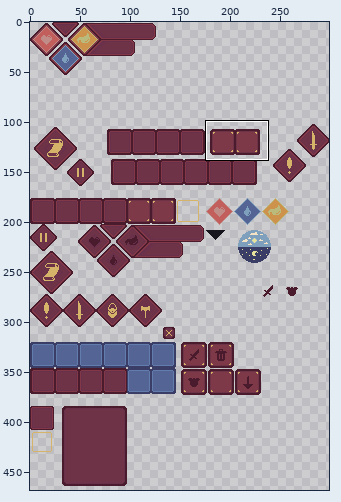
A sprite sheet gets an edit: Assets/Sprites/HUD sprite.png. The first picture is a wide view before the edit; the outline marks the close-up.
Close-up. The starting point:
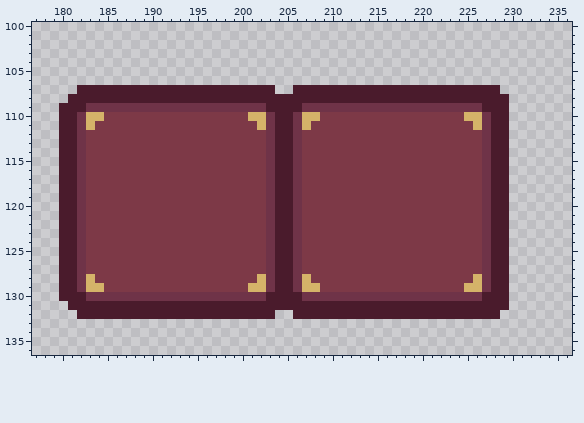
The file is 299x500 pixels. Shown: x 177..236, y 100..136. The wide view leaves out empty margins.
New version:
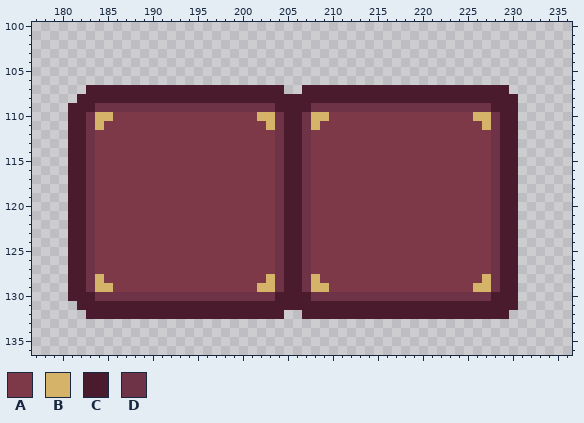
Palette (. is transparent): A #7d3947  B #d5b369  C #4a1b2c  D #6f3348
Change:
Colour B gives way to colour A in row 110 at x 201 and 225; in row 111 at x 202 and 226; in row 128 at x 202 and 226; in row 129 at x 201 and 225.
Colour D gives way to colour A in rows 112 to 127 at x 203 and 227.
Colour A gives way to colour B in row 110 at x 185 and 209; in row 111 at x 184 and 208; in row 128 at x 184 and 208; in row 129 at x 185 and 209.
Colour D gives way to colour B in rows 110 to 111 at x 203 and 227; in rows 128 to 129 at x 203 and 227.
The edit adds colour C in row 107 at x 204 and 229; in rows 108 to 131 at x 230; in row 132 at x 204 and 229.
Colour D gives way to colour C in row 109 at x 183 and 207; in rows 110 to 129 at x 182 and 206; in row 130 at x 183 and 207.
Colour A gives way to colour D in rows 112 to 127 at x 183 and 207.
Colour B gives way to colour D in rows 110 to 111 at x 183 and 207; in rows 128 to 129 at x 183 and 207.
Colour C gives way to colour D in row 109 at x 203 and 227; in rows 110 to 129 at x 204 and 228; in row 130 at x 203 and 227.
The author cleared colour C in row 107 at x 182 and 206; in row 108 at x 181; in rows 109 to 130 at x 180; in row 131 at x 181; in row 132 at x 182 and 206.
Where, in picture pixels (left, top, right, bottom), the same in both close-ups:
changed: (59, 85, 113, 319)
changed: (248, 85, 329, 319)
changed: (464, 85, 518, 319)
